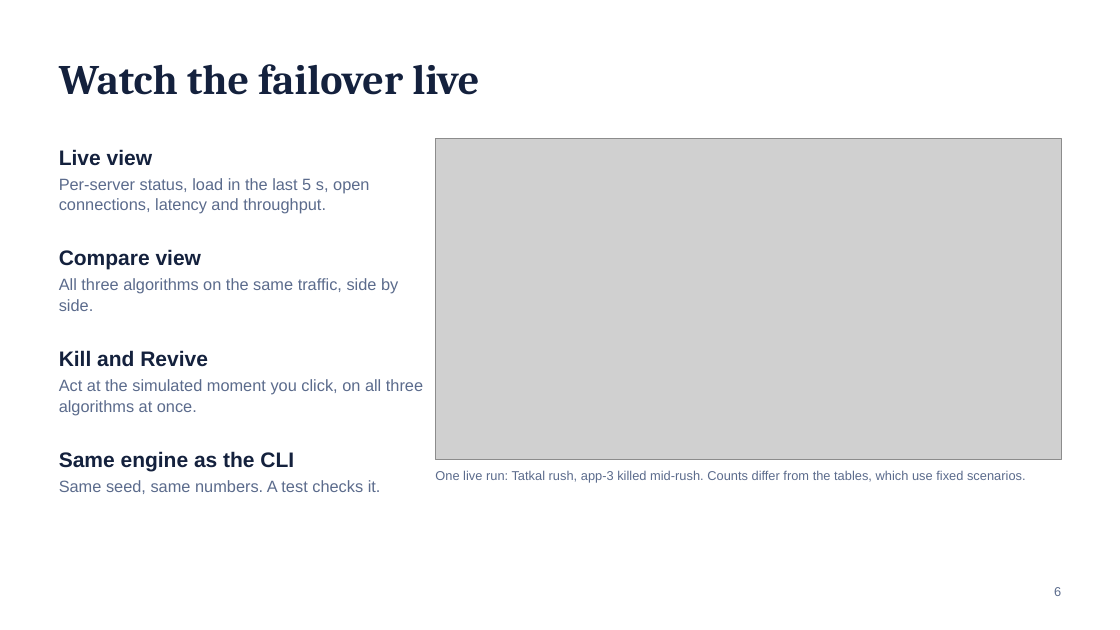
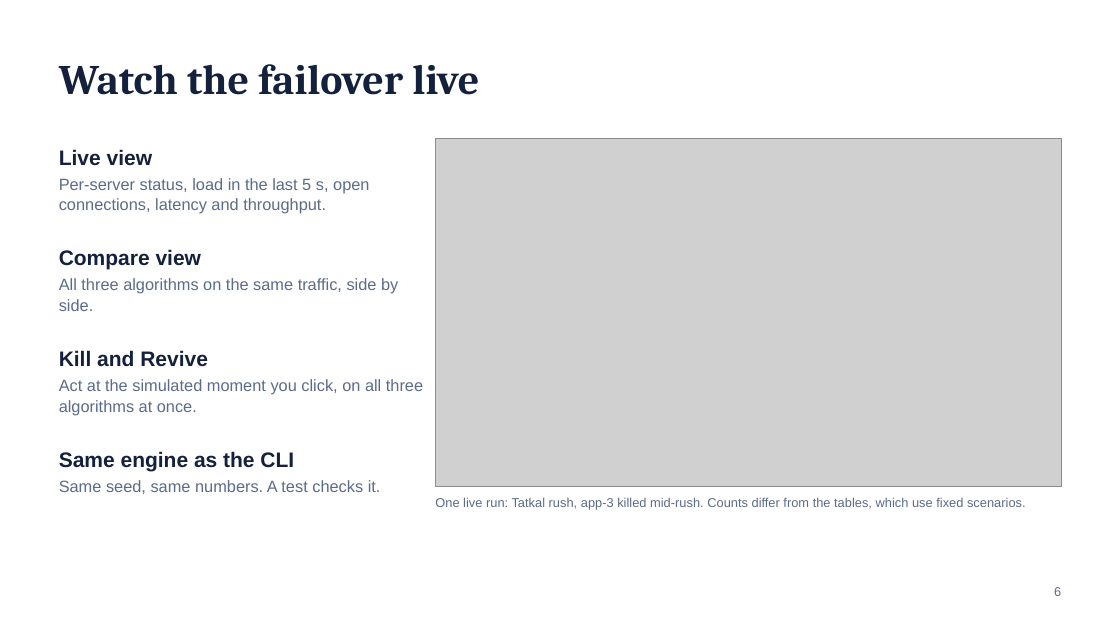
Before and after one commit to satyamnirala187/load-balancer-simulator, a slide deck: slide 6 of slides/RailDhaara_LoadBalancer.pptx. Drawn at 1120x630 pixels with LibreOffice and Linux fonts; fonts in the diff are those of the drawing; grey boxes stand for pictures. Boxes give left, top, right and bottom in pixels: in the first picture for what was removed or moved away, otherwise in the second. Text is boxed around its words. In the diff, an @@ line names an element or a change of style, - is before the commit and + after.

```diff
--- a/slides/RailDhaara_LoadBalancer.pptx
+++ b/slides/RailDhaara_LoadBalancer.pptx
@@ picture: place and size @@
-picture at (435,139,1061,460)
+picture at (435,139,1061,486)
@@ text "One live run: Tatkal rush, ...": place and size @@
-text "One live run: Tatkal rush, ..." at (435,470,1026,483)
+text "One live run: Tatkal rush, ..." at (435,497,1026,510)
```
Also in this commit, not shown: 1 other slide changed, 8 other files.
